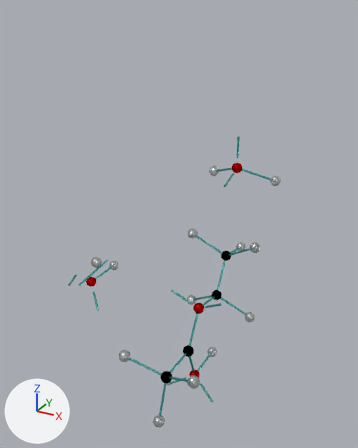
What one commit did to the Blender file esterification III.blend.
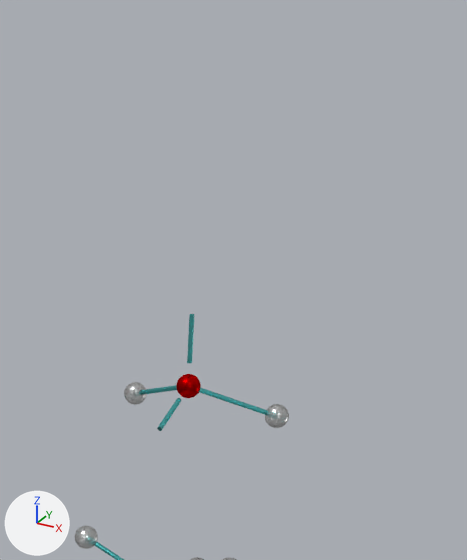
The first picture shows the older version from a 50 mm lens placed at (8.55, -17.44, 14.46), pointed at (-1.61, 1.04, 5.22). The close-ups show both versions on the part from 43% to 100% of the width and 0% to 54% of the height of that picture; other places that the commit changed are outside them. The lights are fixed; the arrows at lower left show +X, +Y and +Z. Both versions are drawn at frame 700 of the action 'Oxygen.002Action.001'; the numbers are the values there.

The older version as bpy lines, for what is in view:
```python
ob_electronpair_022 = bpy.data.objects.new('Electronpair.022', me_cylinder_010)
ob_electronpair_022.location = (0.0, 3.85, 8.4)
ob_electronpair_022.scale = (0.05, 0.05, 0.5)
ob_electronpair_023 = bpy.data.objects.new('Electronpair.023', me_cylinder_011)
ob_electronpair_023.location = (0.0, 2.91, 7.07)
ob_electronpair_023.rotation_euler = (1.231, 0.0, -3.142)  # degrees (71, 0, -180)
ob_electronpair_023.scale = (0.05, 0.05, 0.5)
ob_electronpair_024 = bpy.data.objects.new('Electronpair.024', me_cylinder_013)
ob_electronpair_024.location = (0.82, 4.32, 7.07)
ob_electronpair_024.rotation_euler = (1.231, 0.0, -1.047)  # degrees (71, 0, -60)
ob_electronpair_024.scale = (0.05, 0.05, 1.0)
ob_electronpair_025 = bpy.data.objects.new('Electronpair.025', me_cylinder_020)
ob_electronpair_025.location = (-0.82, 4.32, 7.07)
ob_electronpair_025.rotation_euler = (1.231, 0.0, 1.047)  # degrees (71, 0, 60)
ob_electronpair_025.scale = (0.05, 0.05, 1.0)
ob_hydrogen_008 = bpy.data.objects.new('Hydrogen.008', me_sphere_014)
ob_hydrogen_008.location = (1.63, 4.79, 6.73)
ob_hydrogen_008.scale = (0.25, 0.25, 0.25)
ob_hydrogen_012 = bpy.data.objects.new('Hydrogen.012', me_sphere_015)
ob_hydrogen_012.location = (-1.63, 4.79, 6.73)
ob_hydrogen_012.scale = (0.25, 0.25, 0.25)
ob_oxygen_003 = bpy.data.objects.new('Oxygen.003', me_sphere_005)
ob_oxygen_003.location = (0.0, 3.85, 7.4)
ob_oxygen_003.scale = (0.25, 0.25, 0.25)
```
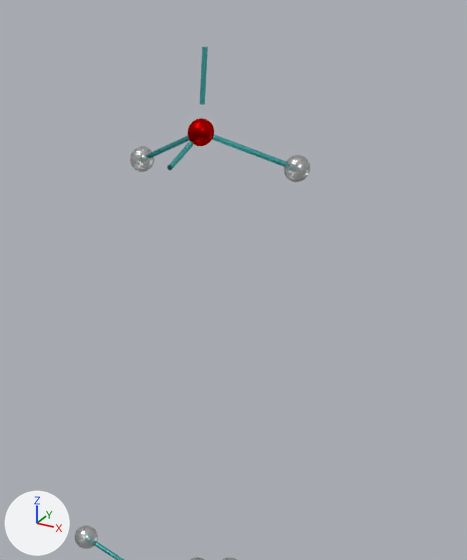
Edits to the bpy script that builds the scene:
```text
Change ob_electronpair_025:
    ob_electronpair_025.location: (-0.82, 4.32, 7.07) -> (-0.82, 4.32, 12.07)
Change ob_hydrogen_012:
    ob_hydrogen_012.location: (-1.63, 4.79, 6.73) -> (-1.63, 4.79, 11.73)
Change ob_hydrogen_008:
    ob_hydrogen_008.location: (1.63, 4.79, 6.73) -> (1.63, 4.79, 11.73)
Change ob_electronpair_024:
    ob_electronpair_024.location: (0.82, 4.32, 7.07) -> (0.82, 4.32, 12.07)
Change ob_electronpair_023:
    ob_electronpair_023.location: (0.0, 2.91, 7.07) -> (0.0, 2.91, 12.07)
Change ob_electronpair_022:
    ob_electronpair_022.location: (0.0, 3.85, 8.4) -> (0.0, 3.85, 13.4)
Change ob_oxygen_003:
    ob_oxygen_003.location: (0.0, 3.85, 7.4) -> (0.0, 3.85, 12.4)
```

Changed parts and their boxes [x1, y1, x2, y2] in the close-ups (467 x 560 px):
'Oxygen.003', moved
    before: [176, 374, 201, 398]
    after: [188, 118, 214, 146]
'Hydrogen.008', moved
    before: [265, 404, 289, 428]
    after: [284, 155, 310, 182]
'Hydrogen.012', moved
    before: [124, 382, 147, 405]
    after: [130, 146, 154, 172]
'Electronpair.024', moved
    before: [199, 388, 267, 415]
    after: [212, 134, 287, 167]
'Electronpair.022', moved
    before: [187, 314, 194, 363]
    after: [200, 47, 208, 105]
'Electronpair.025', moved
    before: [140, 385, 177, 395]
    after: [147, 136, 189, 158]
'Electronpair.023', moved
    before: [157, 398, 181, 431]
    after: [167, 141, 193, 170]
